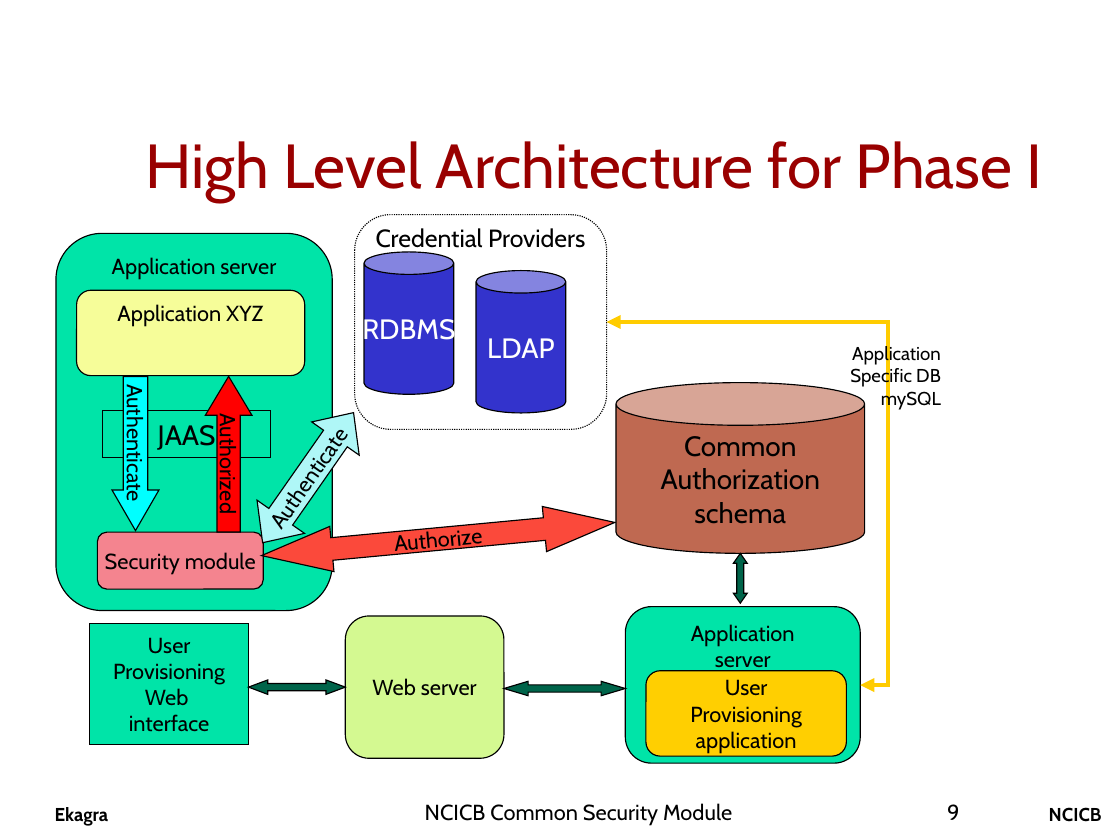
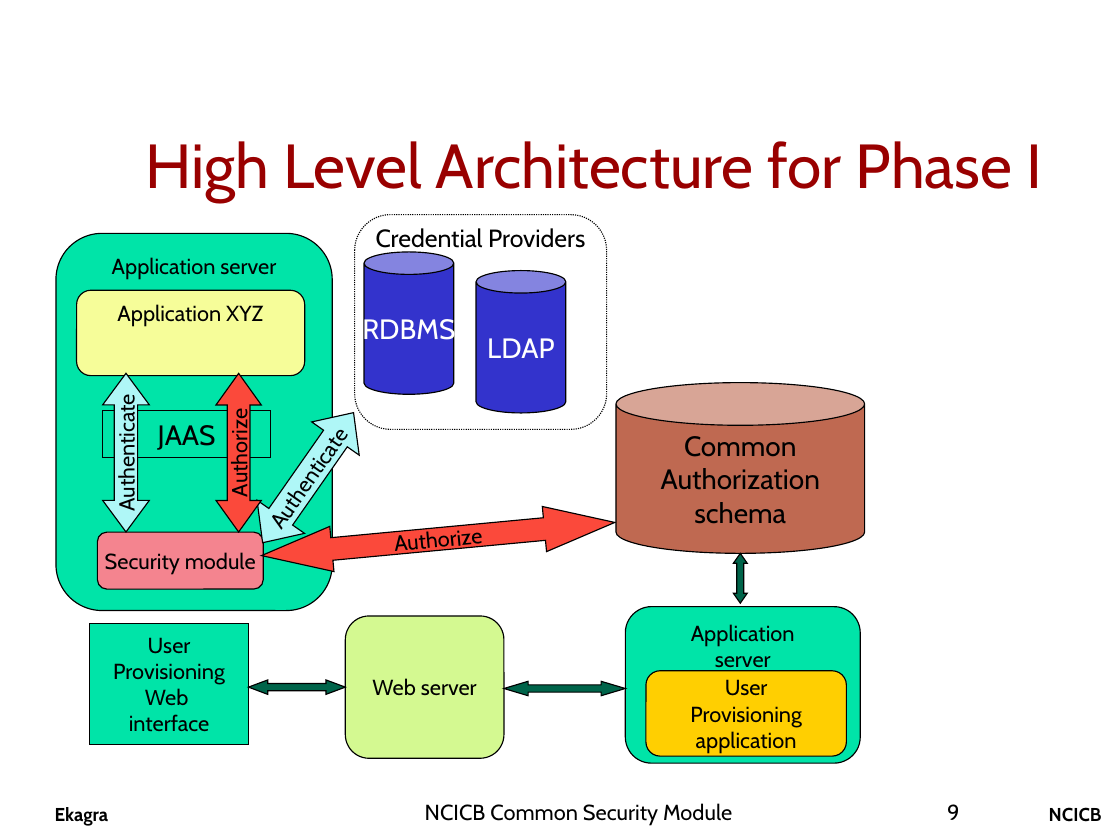
Before and after one commit to CBIIT/common-security-module-docs, a slide deck: slide 9 of CSM_Presentation.ppt. Drawn at 1120x840 pixels with LibreOffice and Linux fonts; fonts in the diff are those of the drawing; background and template pictures are left out. Boxes give left, top, right and bottom in pixels: in the first picture for what was removed or moved away, otherwise in the second. Text is boxed around its words. In the diff, an @@ line names an element or a change of style, - is before the commit and + after.

```diff
--- a/CSM_Presentation.ppt
+++ b/CSM_Presentation.ppt
@@ elbow double arrow removed from (607, 323) to (860, 685) @@
@@ text removed at [850,344,941,410] @@
-Application Specific DB mySQL
@@ up down arrow "Authenticate" at [103,373,150,532]: right arrow to up down arrow; fill #00FFFF to #AFF7F7; rotation 90 to 0 degrees @@
@@ up arrow removed at [205,376,252,532] @@
-Authorized
@@ left right arrow added at [216,373,261,532], fill #FB493B, outline #000000 0.74 pt, 14 pt, text #000000 @@
+Authorize
```
Also in this commit, not shown: 15 other slides changed, 2 slides added.
